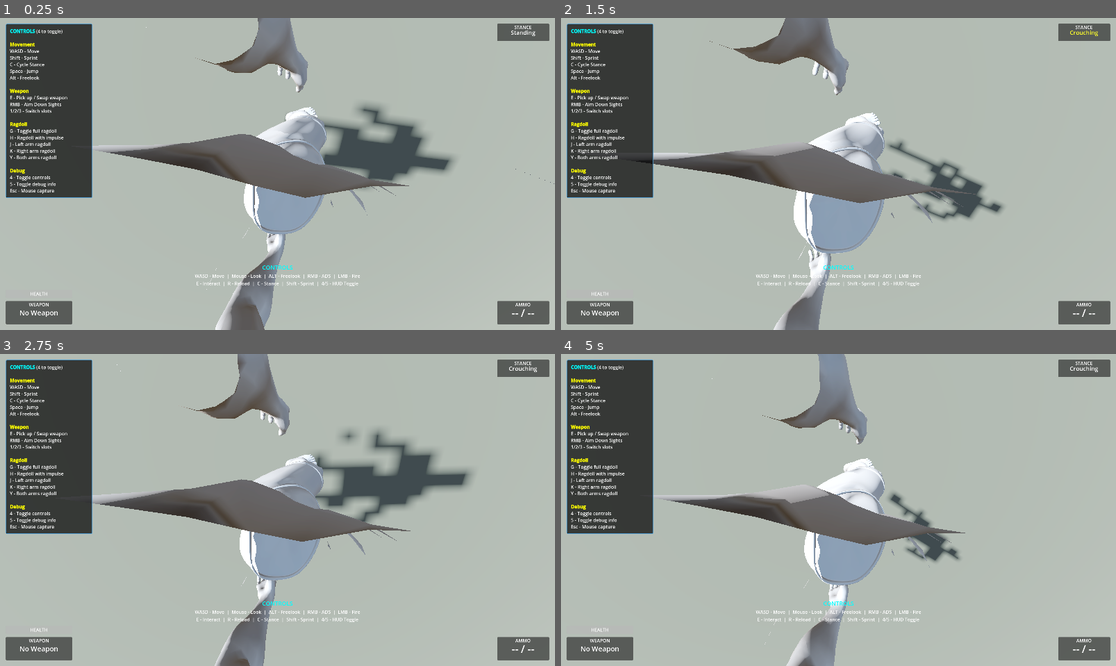
Above: before the commit, frames 1-4 (two rows, left to right).
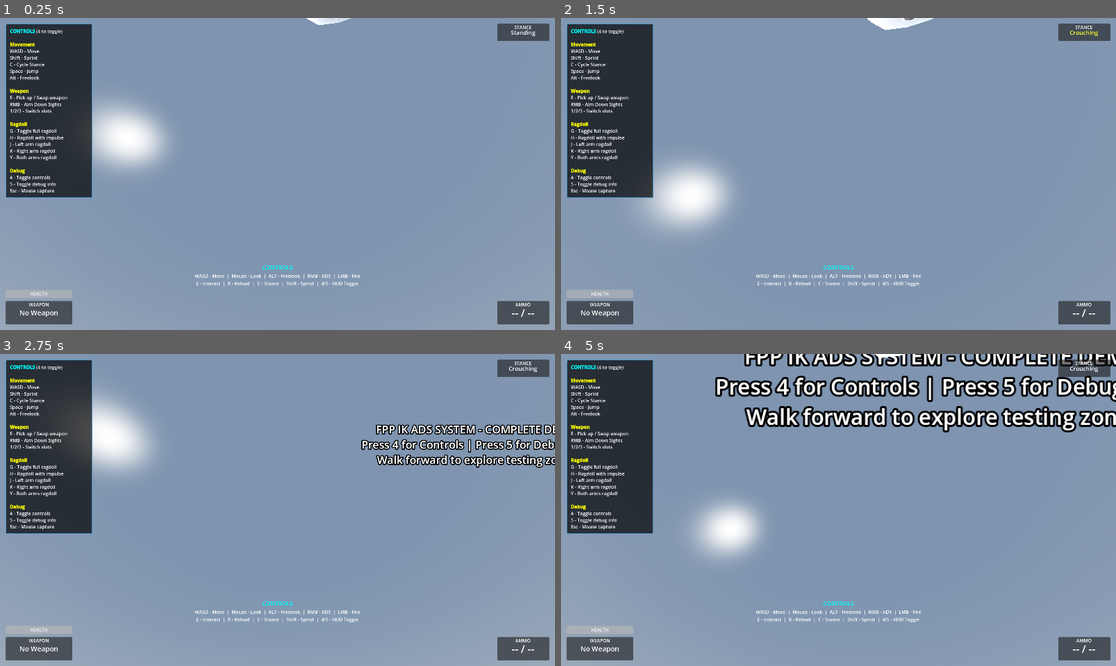
Above: after the commit, the same moments.

Repository: lmf-git/fpp-ik-ads
Game: Godot game, scene res://scenes/enhanced_demo.tscn
Same seed, same stepped clock (60 frames per second), same inputs: the game is played once before the commit and once after it.
Inputs (mouse positions are in pixels of both pictures, inside the frame that each line leads up to):
- Up to frame 1 (0.25 s): no input
- Up to frame 2 (1.5 s): tap Enter at 0.5 s; move the mouse to (866, 174) at 0.52 s; hold Right mouse button (aim_down_sights) 0.53-1.28 s; hold W (move_forward) from 0.53 s (still down); click (866, 174) at 0.67 s; tap Space (jump) at 0.77 s; move the mouse to (810, 174) at 1.27 s; tap C (crouch) at 1.35 s
- Up to frame 3 (2.75 s): keep holding W (move_forward); tap Space (jump) at 1.52 s; move the mouse to (288, 503) at 2.02 s; press the mouse at (288, 503) at 2.03 s
- Up to frame 4 (5 s): keep holding W (move_forward); move the mouse to (832, 516) at 2.77 s; release the mouse at (832, 516) at 2.78 s; tap Alt (freelook) at 2.85 s; click (832, 516) at 2.92 s; tap Space (jump) at 3.02, 3.77, 4.52 s; move the mouse to (877, 513) at 3.52 s; tap E (interact) at 3.6 s; move the mouse to (794, 506) at 4.27 s; tap Shift (sprint) at 4.35 s

The runs differ from the first frame. In frame 1, 86% of the frame differs, in the area x 0-100%, y 0-100%; in frame 2, 86%; in frame 3, 86%; in frame 4, 86%.

Commit message:
Fix FPS camera to use 180° roll instead of yaw
- Change camera rotation from (pitch, PI, 0) to (pitch, 0, PI)
- Use 180° Z roll instead of 180° Y yaw
- Should fix camera looking down instead of forward

Diff:
--- a/scripts/components/camera_controller_component.gd
+++ b/scripts/components/camera_controller_component.gd
@@ -216,8 +216,8 @@
 			fps_camera.current = true
 
 		# In FPS mode, camera handles pitch only
-		# Character model is rotated 180° Y, so camera needs 180° Y to counter it
-		fps_camera.rotation = Vector3(camera_x_rotation, PI, 0)
+		# Character model is rotated 180° Y, camera needs 180° roll to face forward correctly
+		fps_camera.rotation = Vector3(camera_x_rotation, 0, PI)
 
 ## Update ADS (Aim Down Sights) FOV
 func update_ads(delta: float, is_aiming: bool) -> void:
